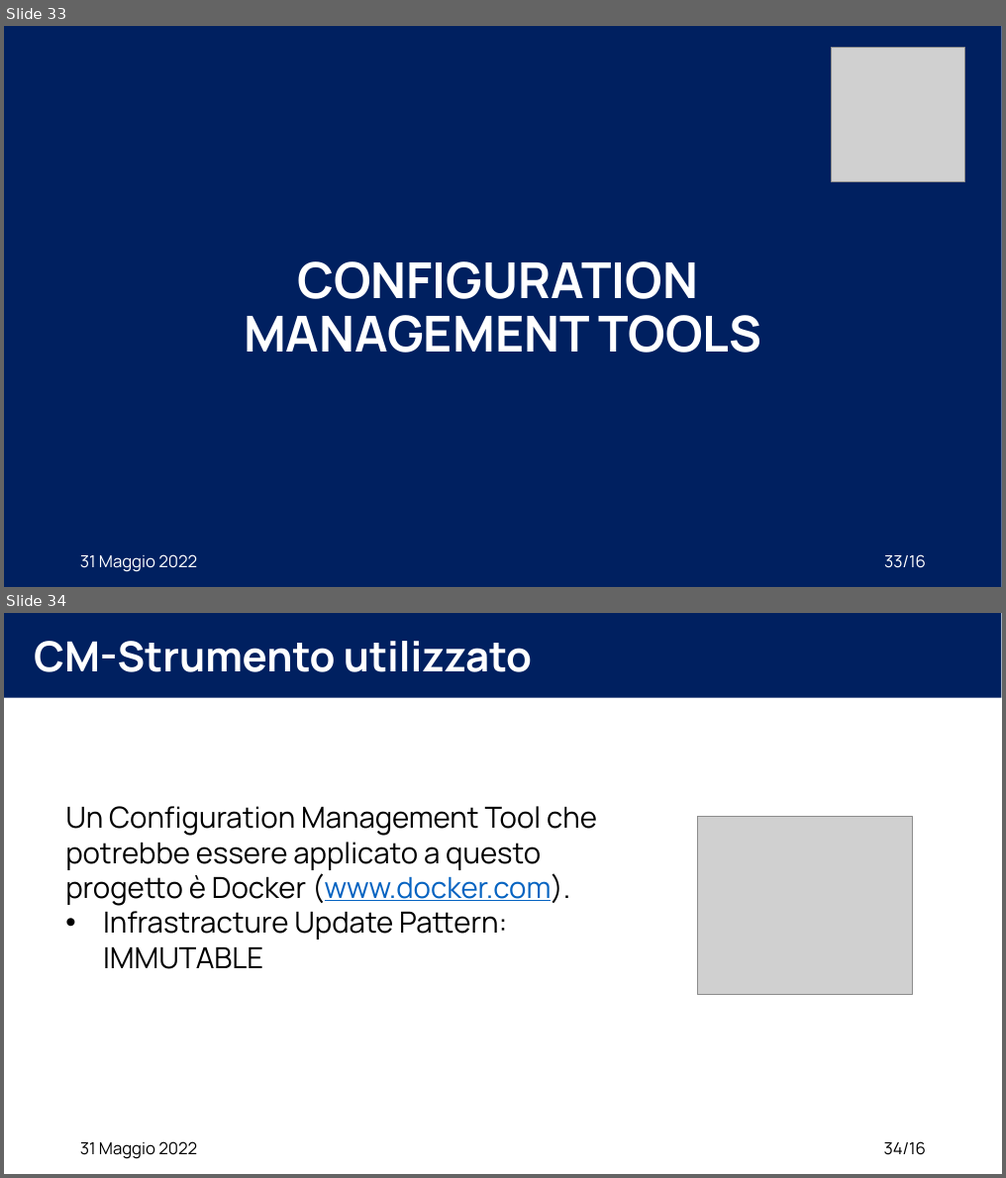
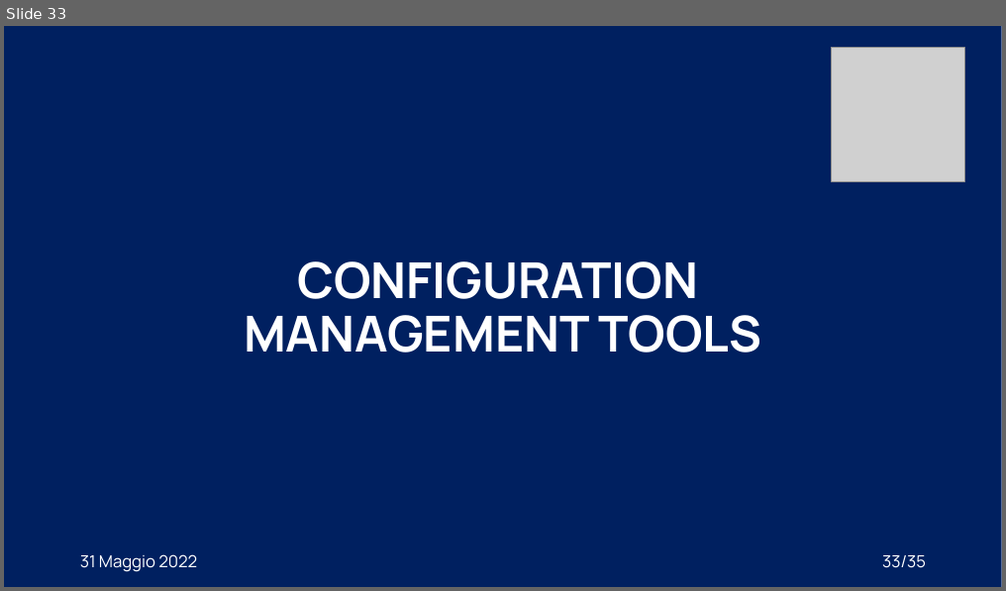
Before and after one commit to XidaZ3/MTSSAssignment3, a slide deck: MTSSAssignment3.pptx. Shown one above the other, each under a label of ours: slides 33 and 34 before the commit, slide 33 after it. The pictures are 1006x1178 and 1006x591 pixels, drawn with LibreOffice and Linux fonts; fonts in the diff are those of the drawing; grey boxes stand for pictures. Boxes give left, top, right and bottom in pixels: in the first picture for what was removed or moved away, otherwise in the second. Text is boxed around its words. In the diff, an @@ line names an element or a change of style, - is before the commit and + after.

```diff
--- a/MTSSAssignment3.pptx
+++ b/MTSSAssignment3.pptx
@@ slide 34 removed at (4,613,1002,1174), background #FFFFFF @@
@@ rectangle removed at (4,613,1002,697) @@
@@ title removed at (34,641,532,672) @@
-CM-Strumento utilizzato
@@ text removed at (65,806,597,969) @@
-Un Configuration Management Tool che potrebbe essere applicato a questo progetto è Docker (www.docker.com).
-• Infrastracture Update Pattern: IMMUTABLE
@@ picture removed at (697,817,912,995) @@
@@ text removed at (80,1142,197,1159) @@
-31 Maggio 2022
@@ page number removed at (884,1142,927,1156) @@
-34/16
@@ page number at (882,556,926,569): text changed @@
-33/16
+33/35
```
Also in this commit, not shown: 20 slides changed, 2 slides added, 1 other slide removed, 2 other files.
